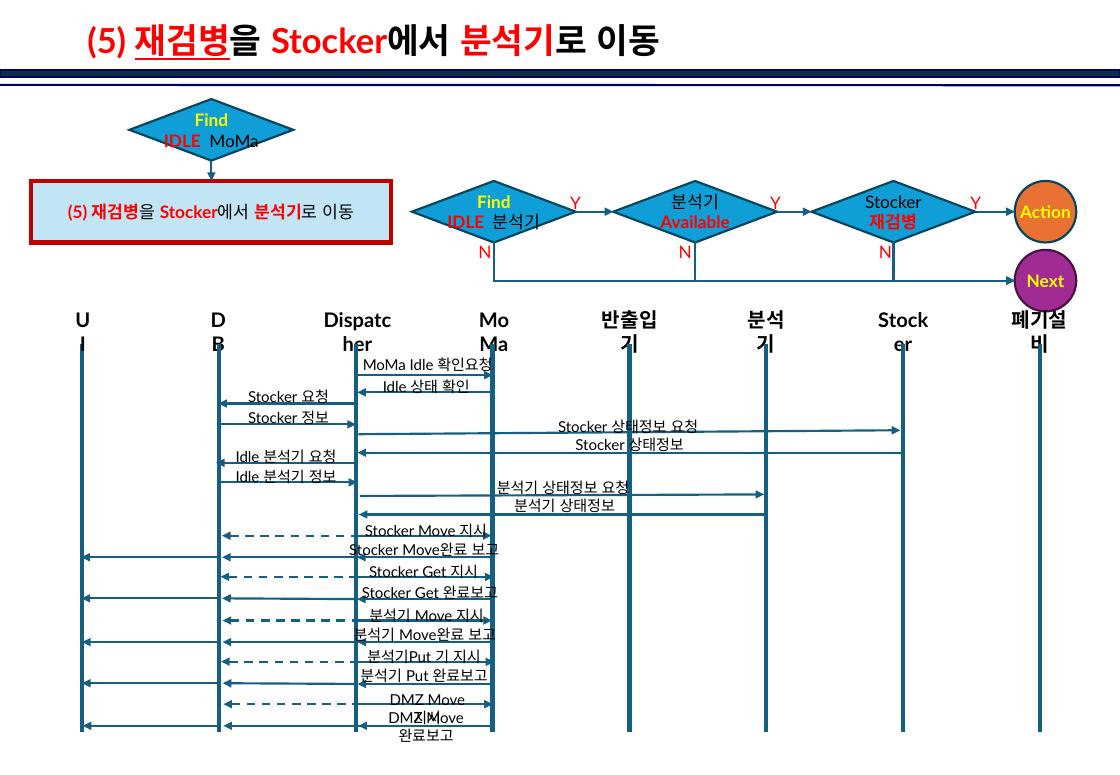
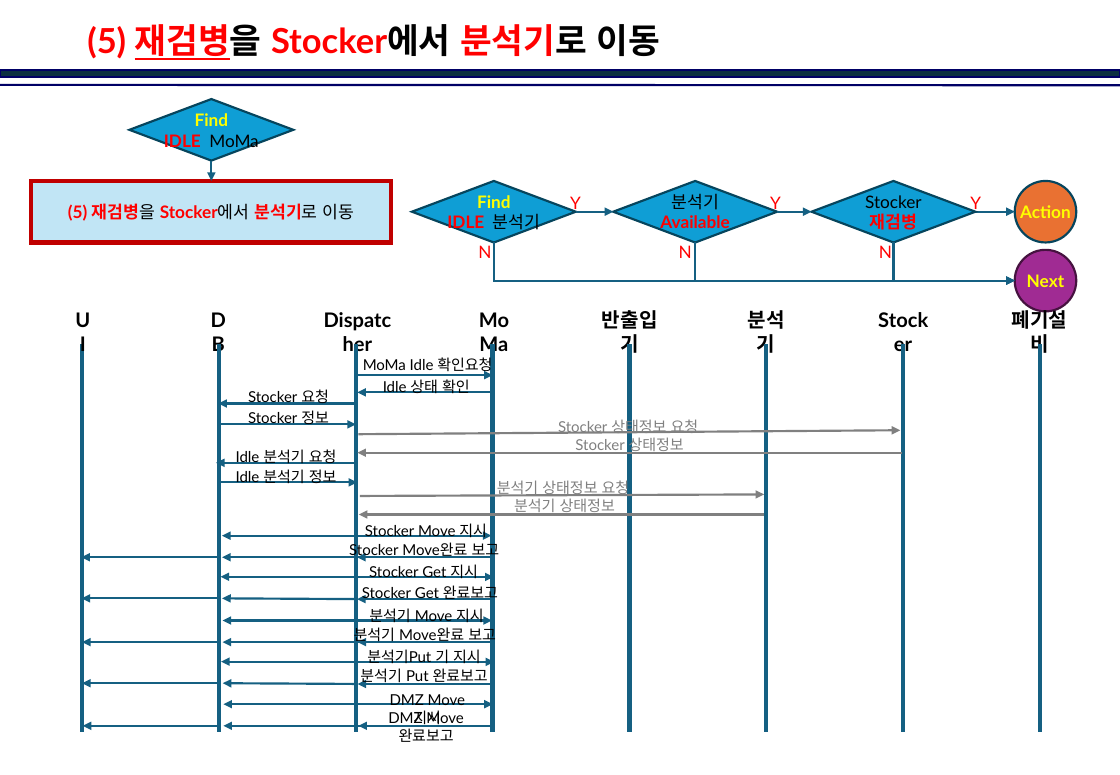
Before and after one commit to jinkabpark/SamickThk_Analysis, a slide deck: slide 15 of 허종원/Dispatcher in Action.pptx. Drawn at 1120x775 pixels with LibreOffice and Linux fonts; fonts in the diff are those of the drawing; background and template pictures are left out. Boxes give left, top, right and bottom in pixels: in the first picture for what was removed or moved away, otherwise in the second. Text is boxed around its words. In the diff, an @@ line names an element or a change of style, - is before the commit and + after.

```diff
--- a/허종원/Dispatcher in Action.pptx
+++ b/허종원/Dispatcher in Action.pptx
@@ arrow (359, 434) - (901, 430): stroke #156082 1.5 pt to #808080 1.5 pt @@
@@ arrow (902, 453) - (358, 453): stroke #156082 1.5 pt to #808080 1.5 pt @@
@@ arrow (360, 496) - (764, 494): stroke #156082 1.5 pt to #808080 1.5 pt @@
@@ text colour #000000 to #808080 in 4 elements at bbox=[575, 435, 684, 498], bbox=[558, 417, 666, 437], bbox=[514, 498, 615, 516], bbox=[497, 480, 597, 497] @@
@@ arrow (360, 536) - (222, 536): stroke #156082 1.5 pt dashed to #156082 1.5 pt @@
@@ arrow (764, 515) - (359, 515): stroke #156082 1.5 pt to #808080 1.5 pt @@
@@ arrow (358, 577) - (220, 577): stroke #156082 1.5 pt dashed to #156082 1.5 pt @@
@@ arrow (360, 622) - (222, 622): stroke #156082 1.5 pt dashed to #156082 1.5 pt @@
@@ arrow (359, 662) - (221, 662): stroke #156082 1.5 pt dashed to #156082 1.5 pt @@
@@ arrow (361, 704) - (223, 704): stroke #156082 1.5 pt dashed to #156082 1.5 pt @@
```
Also in this commit, not shown: 13 other slides changed.
